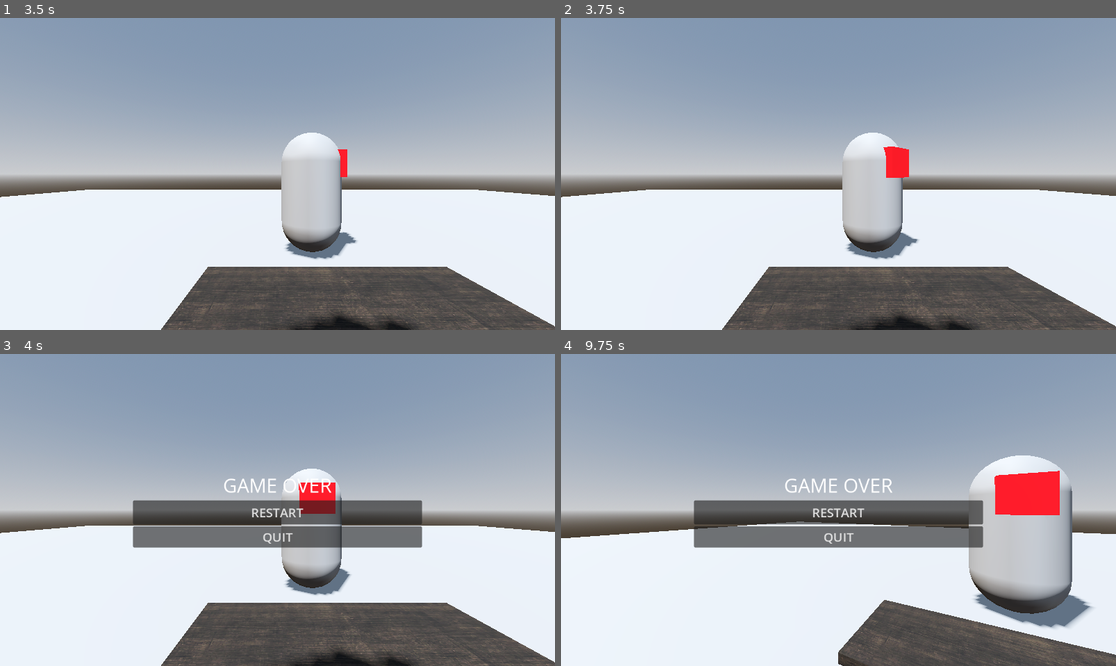
Above: before the commit, frames 1-4 (two rows, left to right).
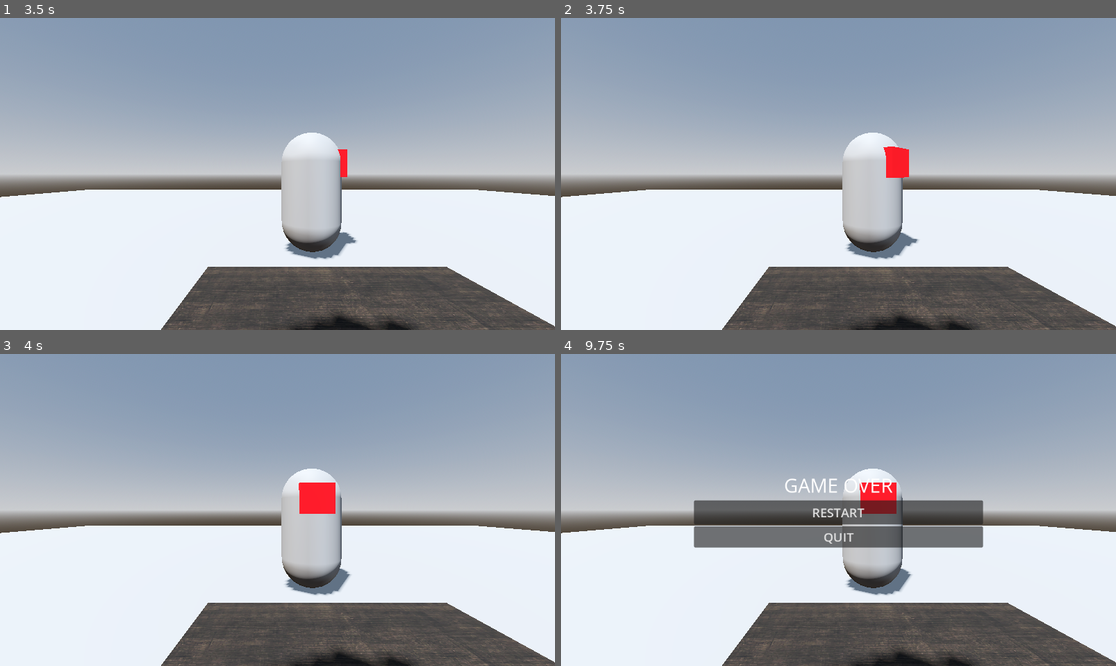
Above: after the commit, the same moments.

Repository: oneshot-death/3d-school-game
Game: Godot game, scene res://Levels/classroom.tscn
Same seed, same stepped clock (60 frames per second), same inputs: the game is played once before the commit and once after it.
Inputs (mouse positions are in pixels of both pictures, inside the frame that each line leads up to):
- Up to frame 1 (3.5 s): tap Enter (ui_accept) at 0.5, 0.77, 1.25, 1.52, 2, 2.75, 3.02 s; move the mouse to (305, 174) at 0.52 s; hold W (move_forward) from 0.53 s (still down); move the mouse to (249, 174) at 1.27 s; move the mouse to (288, 167) at 2.02 s; move the mouse to (271, 180) at 2.77 s
- Up to frame 2 (3.75 s): keep holding W (move_forward); move the mouse to (877, 177) at 3.52 s
- Up to frame 3 (4 s): keep holding W (move_forward); tap Enter (ui_accept) at 3.77 s
- Up to frame 4 (9.75 s): release W (move_forward) at 4.25 s; click "RESTART" at 4.25 s; move the mouse to (794, 506) at 5.02 s; hold W (move_forward) 5.03-6.53 s; tap Enter (ui_accept) at 5.27, 5.75, 6.5, 6.77, 7.52, 8.27 s; move the mouse to (844, 510) at 5.77 s; move the mouse to (816, 503) at 6.52 s; hold D (move_right) 6.53-7.28 s; move the mouse to (866, 510) at 7.27 s; hold W (move_forward) 7.28-9.53 s; move the mouse to (810, 510) at 8.02 s; move the mouse to (849, 503) at 8.77 s; move the mouse to (832, 516) at 9.52 s; hold A (move_left) from 9.53 s (still down)

Frames 1-2 are identical in both runs. In frame 3, 7.9% of the frame differs, in the area x 23-77%, y 39-63%; in frame 4, 19%, in the area x 0-100%, y 32-100%.

Commit message:
Added bugs

Diff:
--- a/Enemy/enemy.gd
+++ b/Enemy/enemy.gd
@@ -32,9 +32,9 @@
 			direction *= -1
 			timer.start()
 
-		if rotating_even==2:
-			player.game_over_maybe=true
-			rotating_even=0
+	if rotating_even==2 and rotating==false:
+		player.game_over_maybe=true
+		rotating_even=0
 
 
 func _on_timer_timeout() -> void:
--- a/Player/player.gd
+++ b/Player/player.gd
@@ -50,6 +50,12 @@
 			if rotation_degrees.y<0:
 				rotate_y(-rotation_speed_degrees*delta)
 
+	if game_over_maybe==true:
+		if -165>rotation_degrees.y and (176<rotation_degrees.y==false and rotation_degrees.y>180==false):
+			get_tree().paused=true
+			game_over_screen.game_over()
+
+
 func _input(event: InputEvent) -> void:
 	if event is InputEventMouseMotion:
 		if Input.mouse_mode==Input.MOUSE_MODE_CAPTURED:
@@ -62,10 +68,3 @@
 	camerapivot.rotate_x(mouse_motion.y)
 	camerapivot.rotation_degrees.x=clampf(camerapivot.rotation_degrees.x,-90.0,90.0)
 	mouse_motion=Vector2.ZERO
-
-func _process(delta: float) -> void:
-	if game_over_maybe==true:
-		if -165<rotation_degrees.y and rotation_degrees.y>-180 or 176<rotation_degrees.y and rotation_degrees.y>180:
-			pass
-		else:
-			game_over_screen.game_over()
--- a/UI/game_over_screen.gd
+++ b/UI/game_over_screen.gd
@@ -1,14 +1,16 @@
 extends Control
+
+func _ready():
+	process_mode = Node.PROCESS_MODE_WHEN_PAUSED
 
 func game_over() ->void:
 	visible=true
 	Input.mouse_mode=Input.MOUSE_MODE_VISIBLE
 
+func _on_restart_button_pressed() -> void:
+	get_tree().paused=false
+	get_tree().reload_current_scene()
 
-
-
-func _on_restart_button_pressed() -> void:
-	get_tree().reload_current_scene()
 
 func _on_quit_button_pressed() -> void:
 	get_tree().quit()
